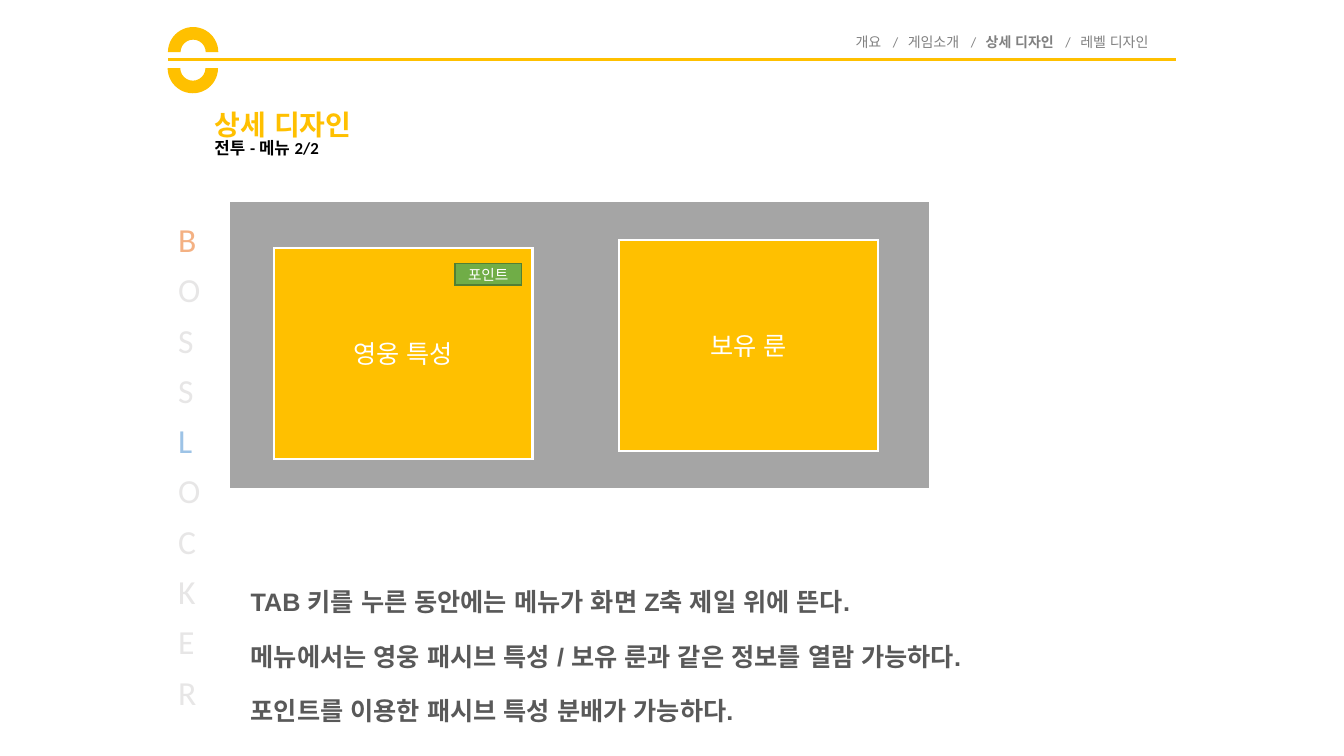
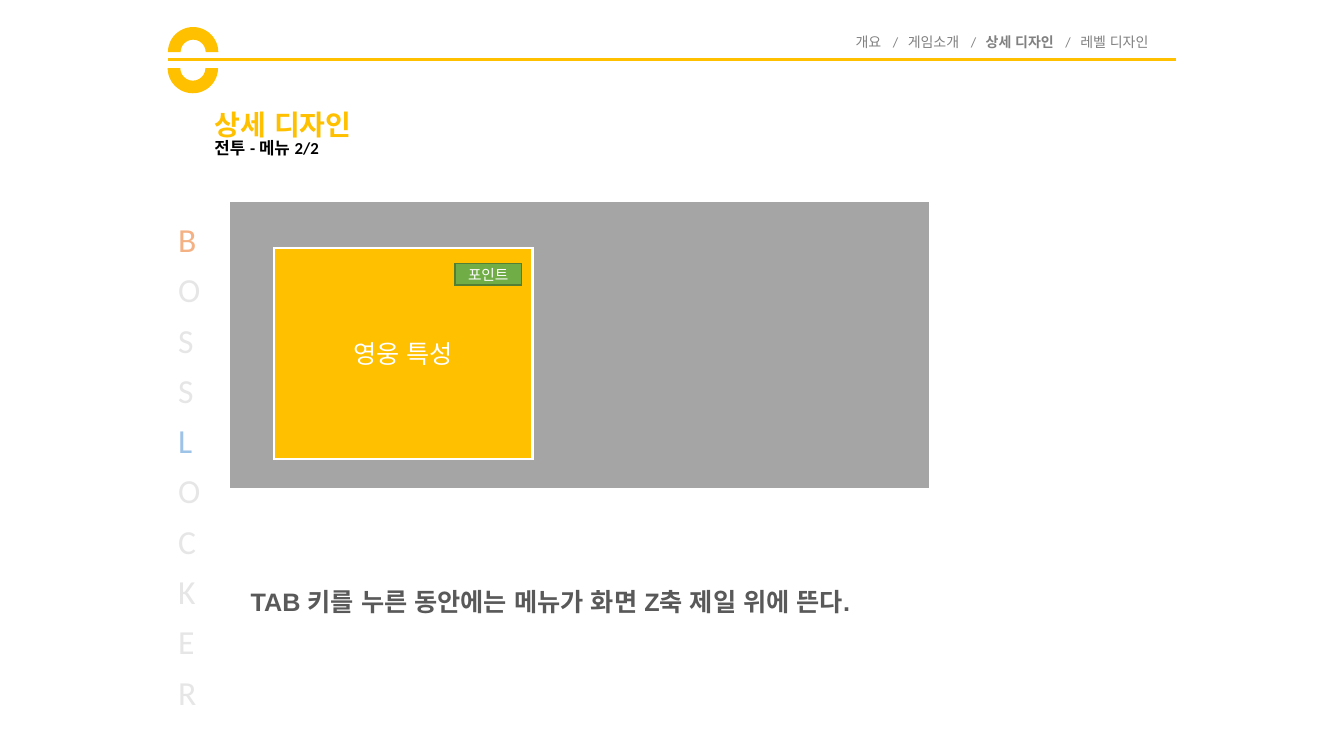
Before and after one commit to goddun/Report, a slide deck: slide 20 of boss_locker.pptx. Drawn at 1344x756 pixels with LibreOffice and Linux fonts; fonts in the diff are those of the drawing. Boxes give left, top, right and bottom in pixels: in the first picture for what was removed or moved away, otherwise in the second. Text is boxed around its words. In the diff, an @@ line names an element or a change of style, - is before the commit and + after.

```diff
--- a/boss_locker.pptx
+++ b/boss_locker.pptx
@@ rectangle removed at box(619, 240, 877, 451) @@
-보유 룬
@@ text removed at box(251, 645, 961, 669) @@
-메뉴에서는 영웅 패시브 특성 / 보유 룬과 같은 정보를 열람 가능하다.
@@ text removed at box(251, 699, 734, 723) @@
-포인트를 이용한 패시브 특성 분배가 가능하다.
```
Also in this commit, not shown: 4 other slides changed, 1 other file.
